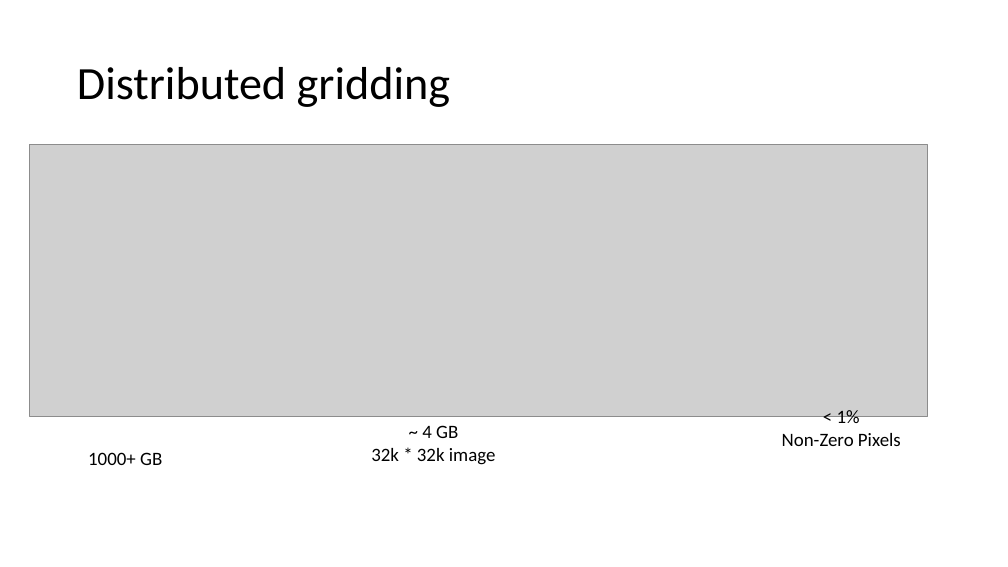
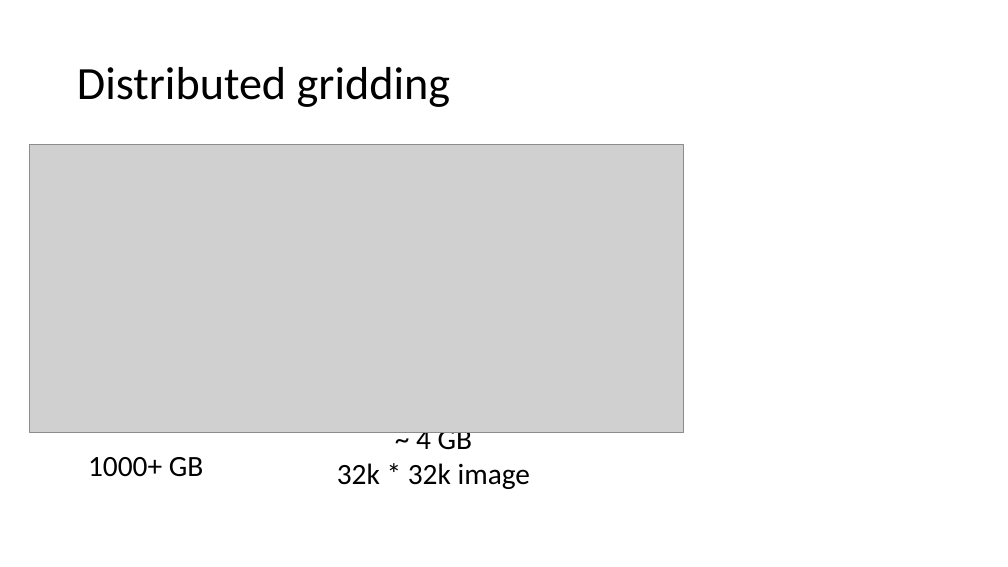
Before and after one commit to lord-blueberry/p9-doc, a slide deck: slide 6 of SKA-Days/Towards Distributed Image Reconstruction.pptx (slide 5 before the commit). Drawn at 1008x567 pixels with LibreOffice and Linux fonts; fonts in the diff are those of the drawing; grey boxes stand for pictures. Boxes give left, top, right and bottom in pixels: in the first picture for what was removed or moved away, otherwise in the second. Text is boxed around its words. In the diff, an @@ line names an element or a change of style, - is before the commit and + after.

```diff
--- a/SKA-Days/Towards Distributed Image Reconstruction.pptx
+++ b/SKA-Days/Towards Distributed Image Reconstruction.pptx
@@ picture resized from (x1=29, y1=145, x2=928, y2=417) to (x1=29, y1=145, x2=684, y2=433) @@
@@ text "~ 4 GB" moved from (x1=371, y1=425, x2=496, y2=465) to (x1=337, y1=432, x2=530, y2=489) @@
@@ text "~ 4 GB" at (x1=337, y1=432, x2=530, y2=489): size 18 to 28 pt @@
@@ text removed at (x1=782, y1=410, x2=901, y2=446) @@
-< 1%
-Non-Zero Pixels
@@ text "1000+ GB" at (x1=88, y1=457, x2=203, y2=477): size 18 to 28 pt @@
```
Also in this commit, not shown: 7 other slides changed, 9 slides added, 1 slide removed, 7 other files.
